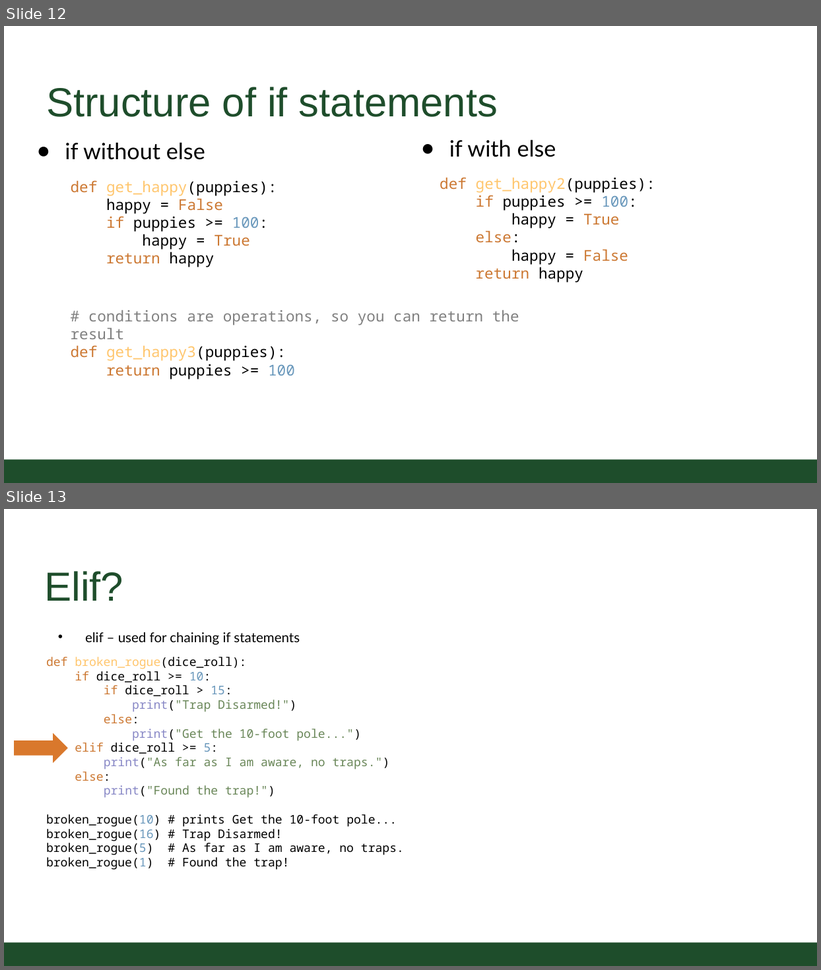
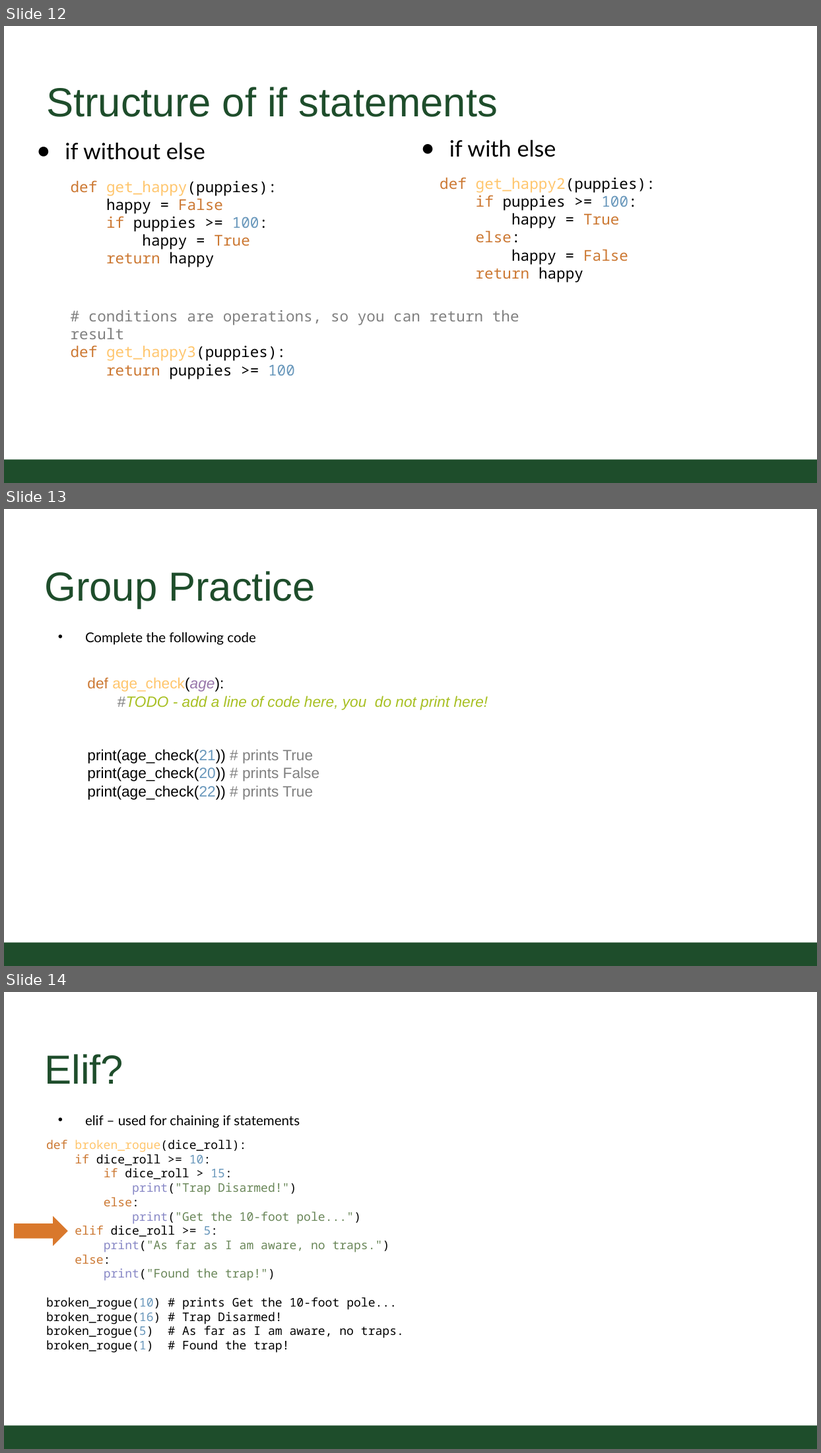
Before and after one commit to CSU-CS150B/handouts, a slide deck: Slides/On-Campus/03_02_Logic-Conditionals.pptx. Shown one above the other, each under a label of ours: slides 12 and 13 before the commit, slides 12, 13 and 14 after it. The pictures are 821x970 and 821x1453 pixels, drawn with LibreOffice and Linux fonts; fonts in the diff are those of the drawing; background and template pictures are left out. Boxes give left, top, right and bottom in pixels: in the first picture for what was removed or moved away, otherwise in the second. Text is boxed around its words. In the diff, an @@ line names an element or a change of style, - is before the commit and + after.

```diff
--- a/Slides/On-Campus/03_02_Logic-Conditionals.pptx
+++ b/Slides/On-Campus/03_02_Logic-Conditionals.pptx
@@ slide 13 added at (4,509,817,966), background #FFFFFF; not listed: 1 template element that a slide beside it also shows @@
@@ title added at (44,571,315,609), 54.4 pt, text #1E4D2B @@
+Group Practice
@@ text added at (85,632,256,645), 18.1 pt, text #000000 @@
+• Complete the following code
@@ text added at (87,677,488,800), 20 pt, text #000000 @@
+def age_check(age):
+#TODO - add a line of code here, you do not print here!
+print(age_check(21)) # prints True
+print(age_check(20)) # prints False
+print(age_check(22)) # prints True
@@ what was slide 13 is now slide 14 @@
```
Also in this commit, not shown: 2 slides changed, 1 other slide added, 2 other files.
